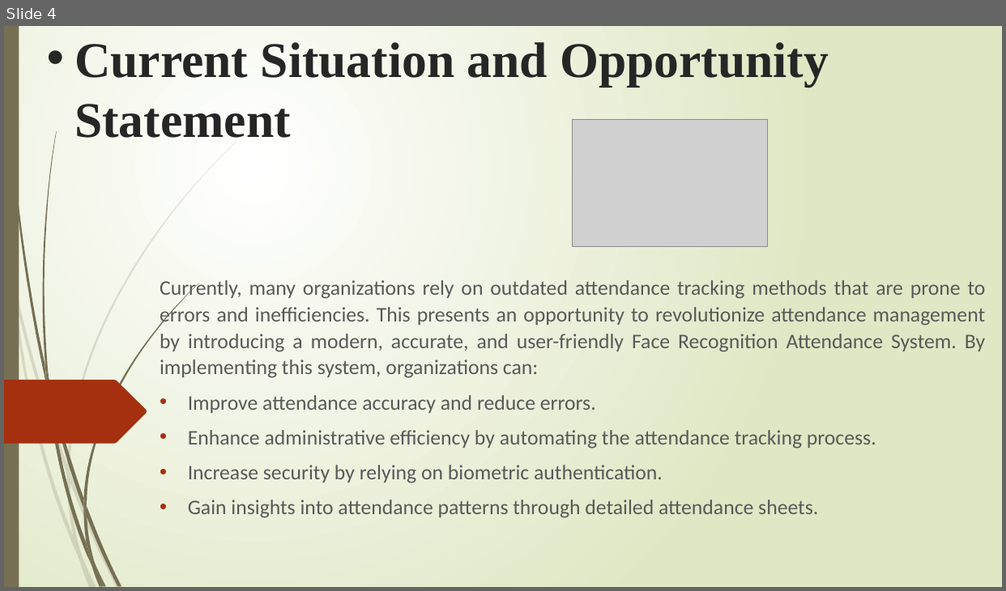
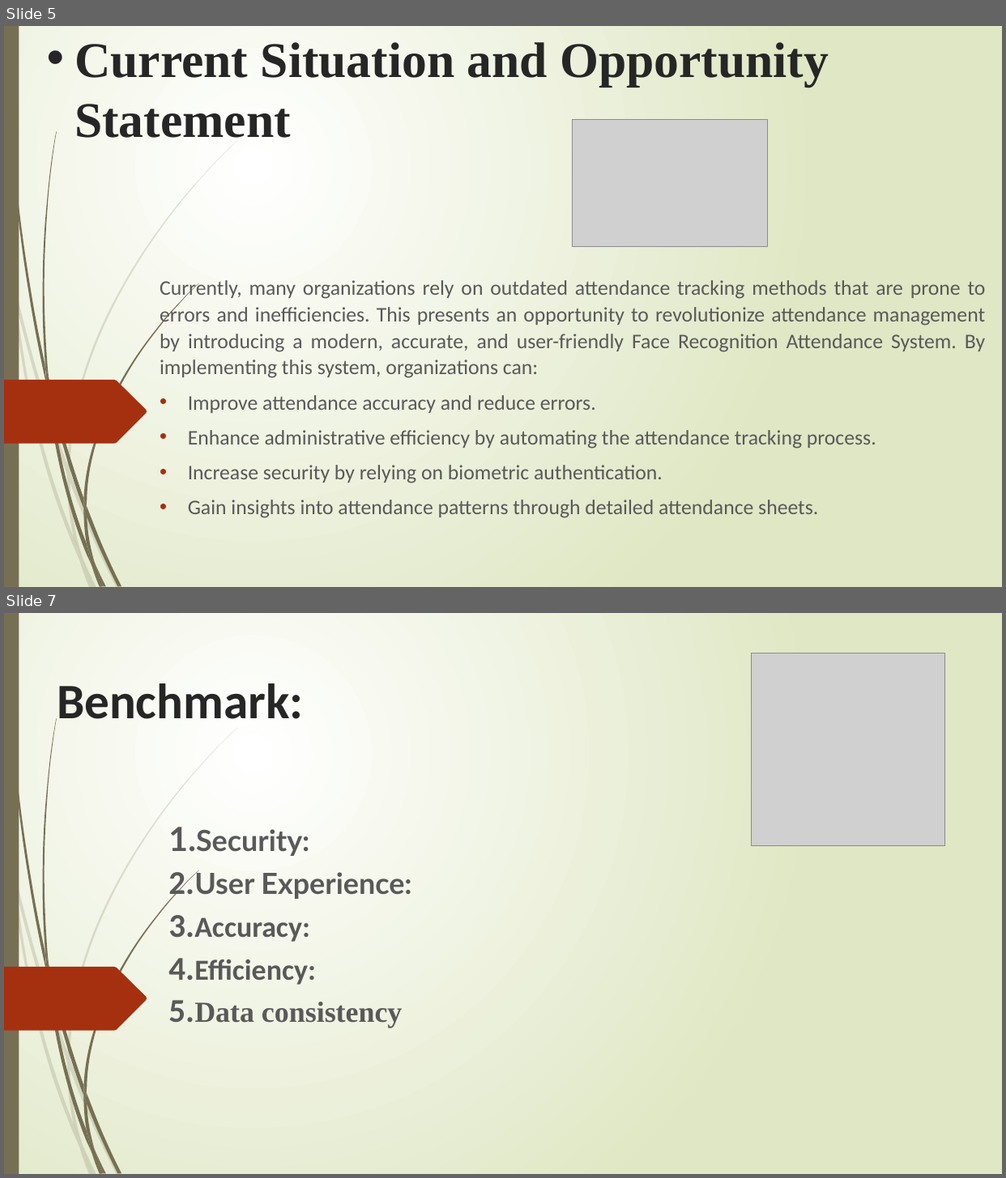
Before and after one commit to SharrY111/scdlab, a slide deck: Presentation1.pptx. Shown one above the other, each under a label of ours: slide 4 before the commit, slides 5 and 7 after it; the slides between them are not shown. The pictures are 1006x591 and 1006x1178 pixels, drawn with LibreOffice and Linux fonts; fonts in the diff are those of the drawing; grey boxes stand for pictures. Boxes give left, top, right and bottom in pixels: in the first picture for what was removed or moved away, otherwise in the second. Text is boxed around its words. In the diff, an @@ line names an element or a change of style, - is before the commit and + after.

```diff
--- a/Presentation1.pptx
+++ b/Presentation1.pptx
@@ slide 7 added at bbox=[4, 613, 1002, 1174], background gradient #FFFFFF to #DFE8C4; not listed: 24 template elements that a slide beside it also shows @@
@@ picture added at bbox=[752, 653, 945, 845] @@
@@ title added at bbox=[57, 683, 303, 719], 47.7 pt, text #262626, bold @@
+Benchmark:
@@ subtitle added at bbox=[168, 827, 411, 1029], 28 pt, text #595959, bold @@
+1.Security:
+2.User Experience:
+3.Accuracy:
+4.Efficiency:
+5.Data consistency
@@ what was slide 4 is now slide 5 @@
```
Also in this commit, not shown: 3 slides changed, 2 other slides added.
